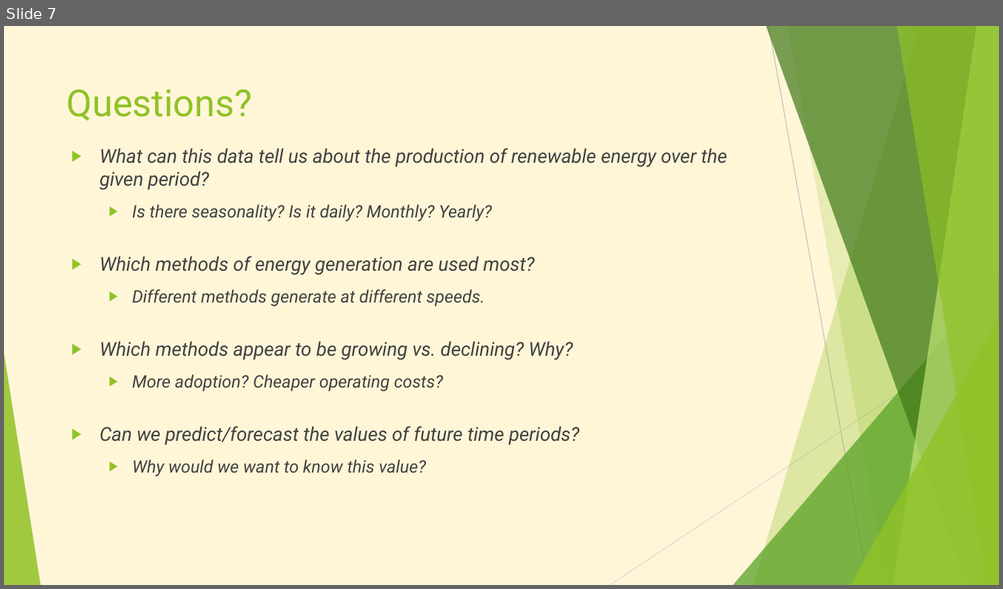
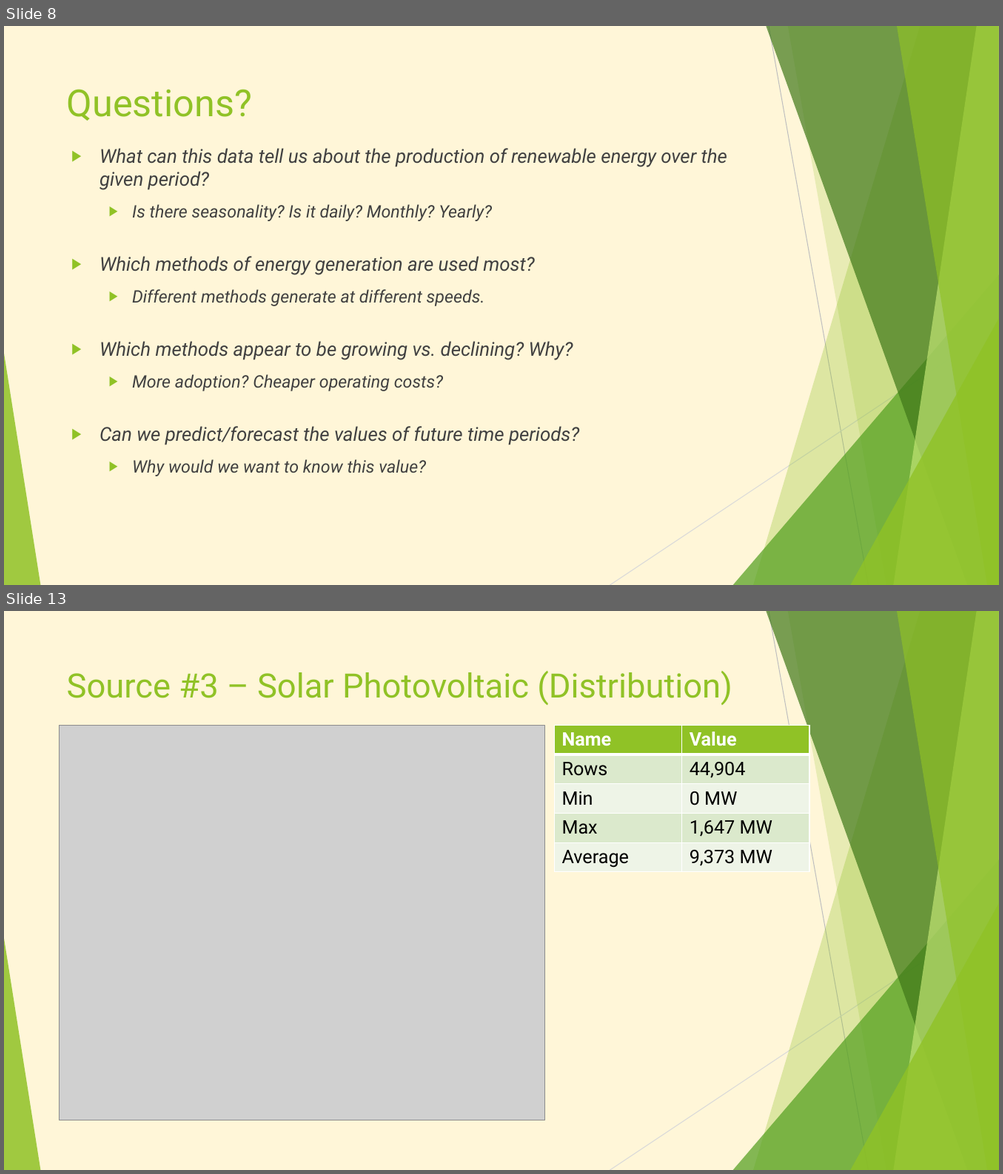
Before and after one commit to AbrahamHuitron/california-renewable-energy, a slide deck: California Renewable Energy.pptx. Shown one above the other, each under a label of ours: slide 7 before the commit, slides 8 and 13 after it; the slides between them are not shown. The pictures are 1003x589 and 1003x1174 pixels, drawn with LibreOffice and Linux fonts; fonts in the diff are those of the drawing; grey boxes stand for pictures. Boxes give left, top, right and bottom in pixels: in the first picture for what was removed or moved away, otherwise in the second. Text is boxed around its words. In the diff, an @@ line names an element or a change of style, - is before the commit and + after.

```diff
--- a/California Renewable Energy.pptx
+++ b/California Renewable Energy.pptx
@@ slide 13 added at bbox=[4, 611, 999, 1170], background #FFF6D8; not listed: 10 template elements that a slide beside it also shows @@
@@ title added at bbox=[67, 671, 732, 705], 32.4 pt, text #90C226 @@
+Source #3 – Solar Photovoltaic (Distribution)
@@ picture added at bbox=[60, 725, 544, 1121] @@
@@ table added at bbox=[555, 725, 810, 874], 5 rows, 2 columns @@
+Name | Value
+Rows | 44,904
+Min | 0 MW
+Max | 1,647 MW
+Average | 9,373 MW
@@ what was slide 7 is now slide 8 @@
```
Also in this commit, not shown: 4 slides changed, 12 other slides added.
